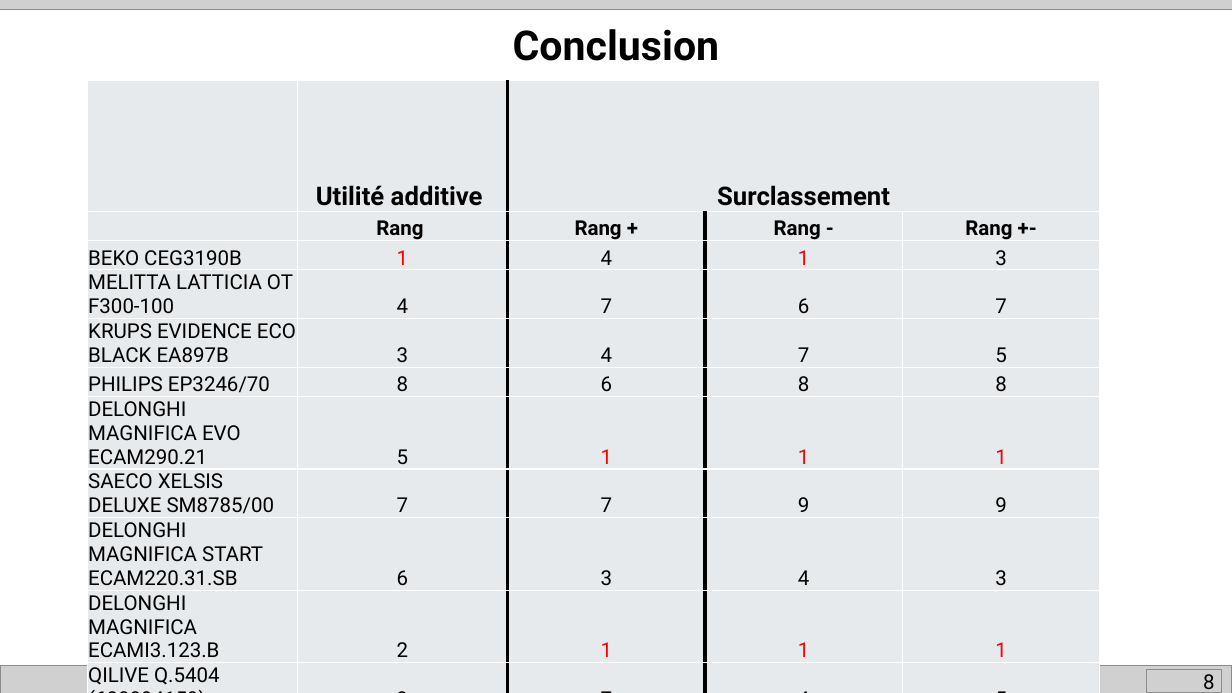
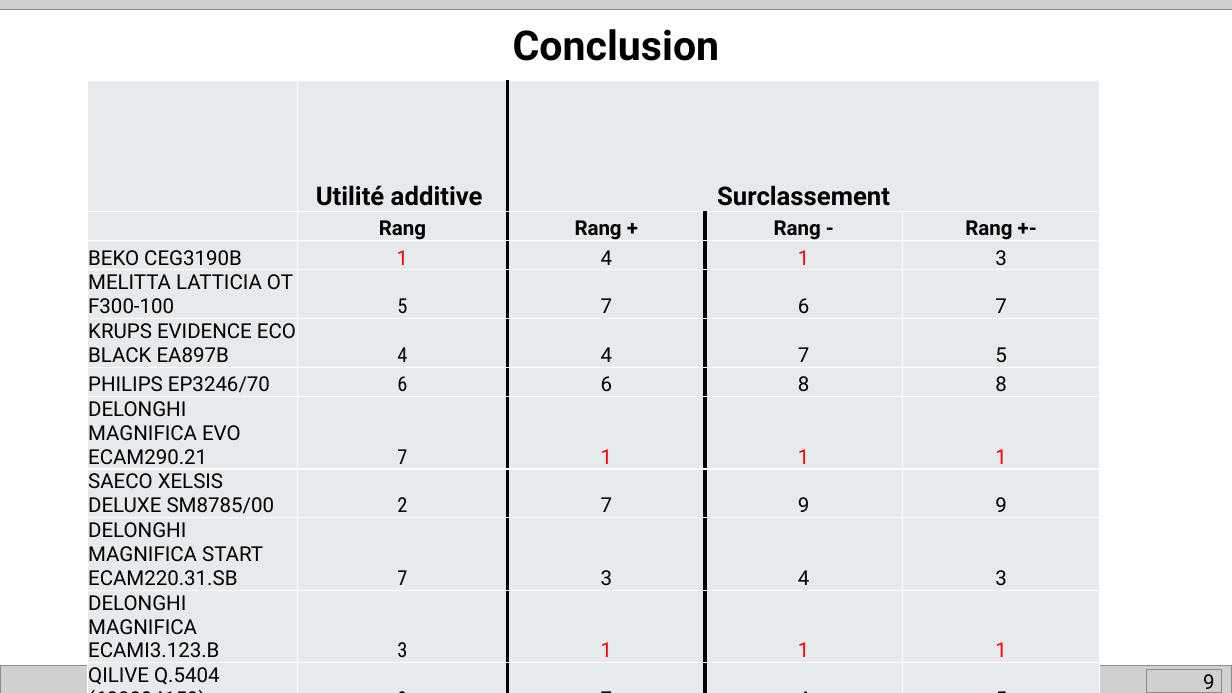
Before and after one commit to NoFOUC/projetaidmulticrit, a slide deck: slide 10 of Présentation.pptx (slide 9 before the commit). Drawn at 1232x693 pixels with LibreOffice and Linux fonts; fonts in the diff are those of the drawing; grey boxes stand for pictures. Boxes give left, top, right and bottom in pixels: in the first picture for what was removed or moved away, otherwise in the second. Text is boxed around its words. In the diff, an @@ line names an element or a change of style, - is before the commit and + after.

```diff
--- a/Présentation.pptx
+++ b/Présentation.pptx
@@ table at (x1=87, y1=80, x2=1100, y2=689) @@
-row 4, column 2: 4
+row 4, column 2: 5
-row 5, column 2: 3
+row 5, column 2: 4
-row 6, column 2: 8
+row 6, column 2: 6
-row 7, column 2: 5
+row 7, column 2: 7
-row 8, column 2: 7
+row 8, column 2: 2
-row 9, column 2: 6
+row 9, column 2: 7
-row 10, column 2: 2
+row 10, column 2: 3
@@ font Roboto to Roboto Condensed in "9" @@
@@ page number at (x1=1203, y1=674, x2=1215, y2=693): text changed @@
-8
+9
```
Also in this commit, not shown: 2 other slides changed, 2 slides added, 1 slide removed.
